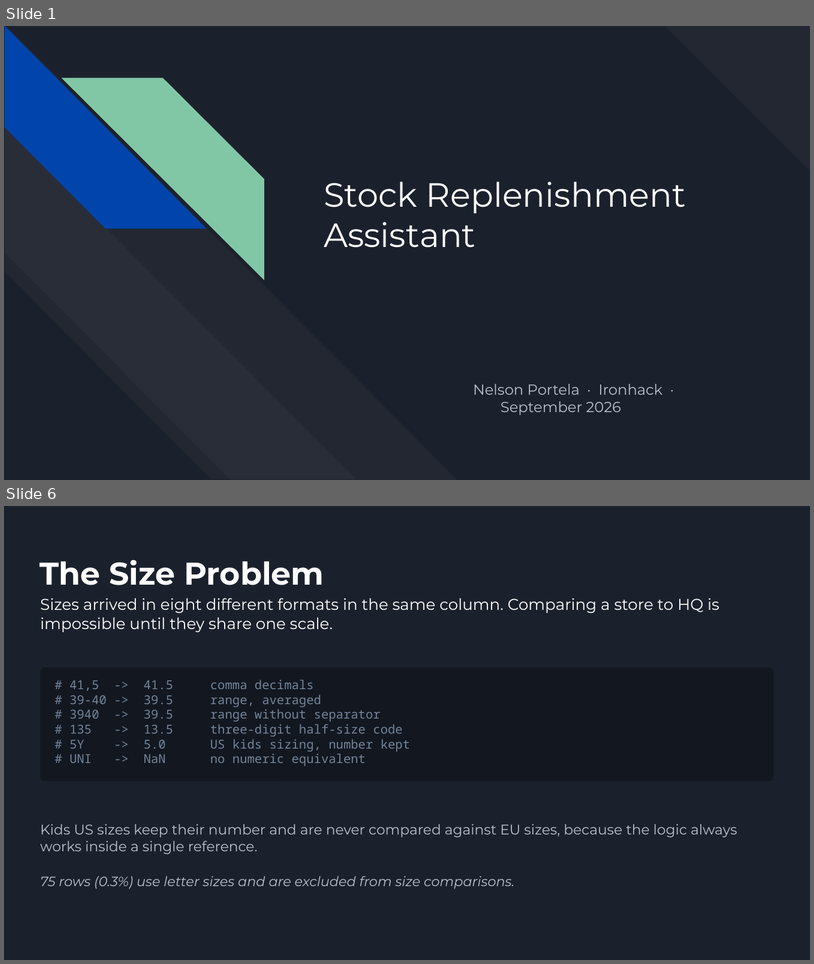
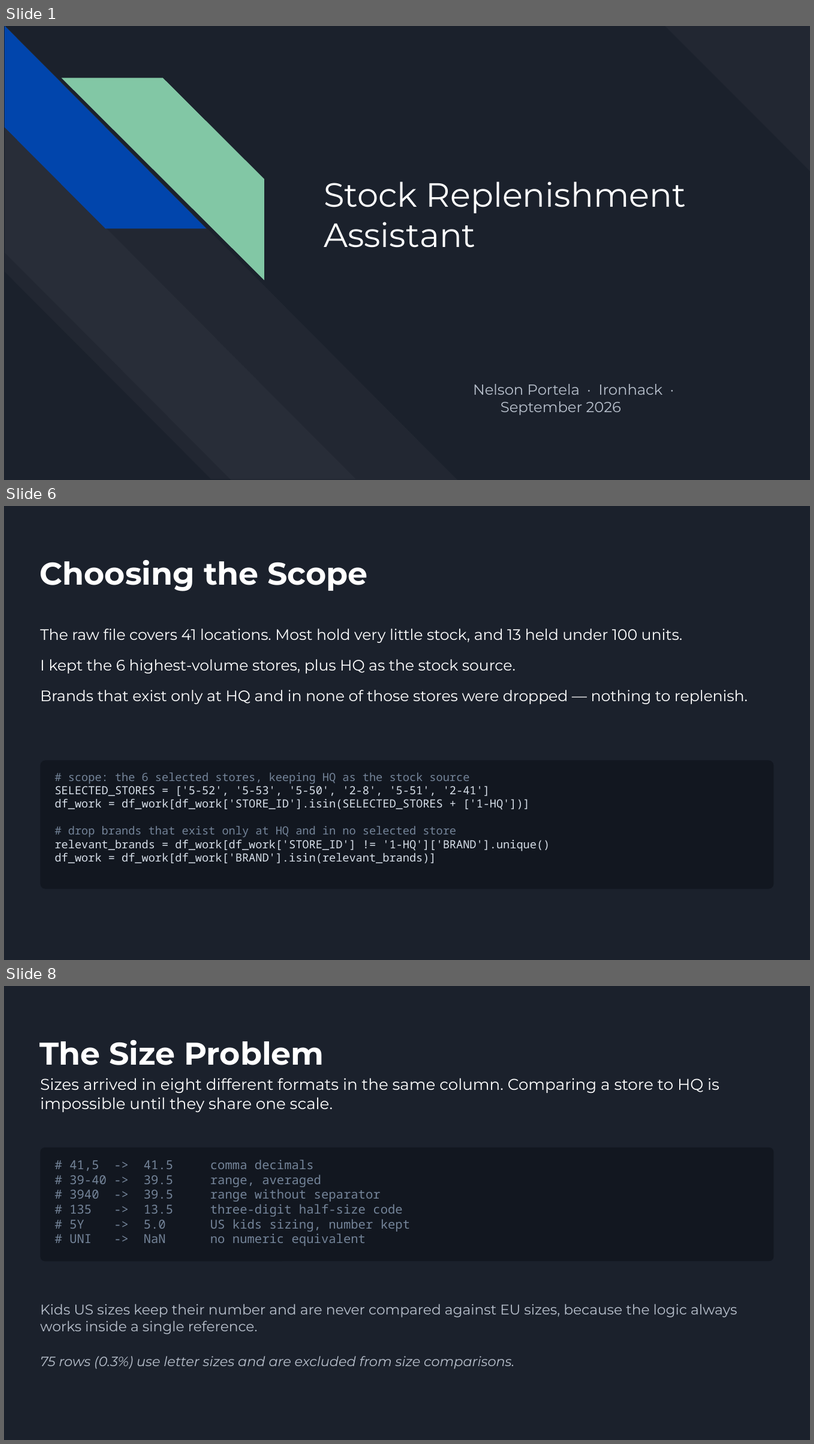
Before and after one commit to nelsonp55/stock-replenishment-assistant, a slide deck: presentation/presentation.pptx. Shown one above the other, each under a label of ours: slides 1 and 6 before the commit, slides 1, 6 and 8 after it; the slides between them are not shown. The pictures are 814x964 and 814x1444 pixels, drawn with LibreOffice and Linux fonts; fonts in the diff are those of the drawing. Boxes give left, top, right and bottom in pixels: in the first picture for what was removed or moved away, otherwise in the second. Text is boxed around its words. In the diff, an @@ line names an element or a change of style, - is before the commit and + after.

```diff
--- a/presentation/presentation.pptx
+++ b/presentation/presentation.pptx
@@ slide 6 added at [4, 506, 810, 960], background #1B212C @@
@@ title added at [39, 560, 368, 591], 28 pt, text #FFFFFF, bold @@
+Choosing the Scope
@@ text added at [40, 628, 748, 704], 13.5 pt, text #FFFFFF @@
+The raw file covers 41 locations. Most hold very little stock, and 13 held under 100 units.
+I kept the 6 highest-volume stores, plus HQ as the stock source.
+Brands that exist only at HQ and in none of those stores were dropped — nothing to replenish.
@@ rounded rectangle added at [40, 760, 774, 888], fill #121720 @@
@@ text added at [55, 772, 550, 863], 10 pt, text #D6DEE8 @@
+# scope: the 6 selected stores, keeping HQ as the stock source
+SELECTED_STORES = ['5-52', '5-53', '5-50', '2-8', '5-51', '2-41']
+df_work = df_work[df_work['STORE_ID'].isin(SELECTED_STORES + ['1-HQ'])]
+# drop brands that exist only at HQ and in no selected store
+relevant_brands = df_work[df_work['STORE_ID'] != '1-HQ']['BRAND'].unique()
+df_work = df_work[df_work['BRAND'].isin(relevant_brands)]
@@ what was slide 6 is now slide 8 @@
```
Also in this commit, not shown: 8 slides changed, 4 other slides added, 3 slides removed, 5 other files.
